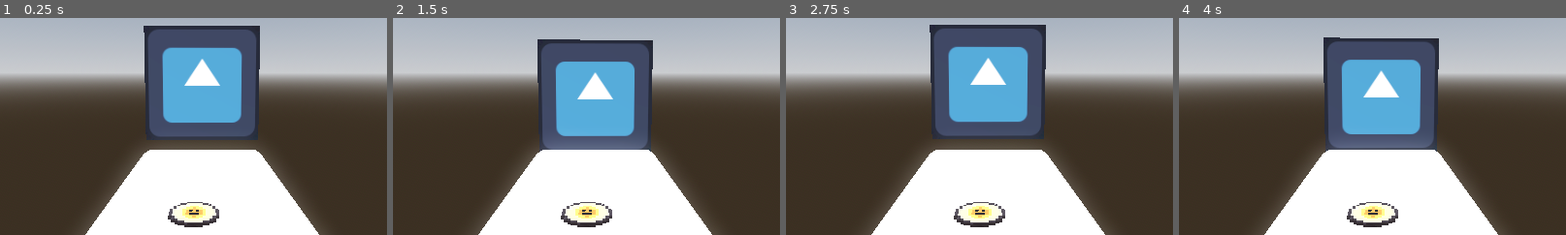
Above: before the commit, frames 1-4 (left to right).
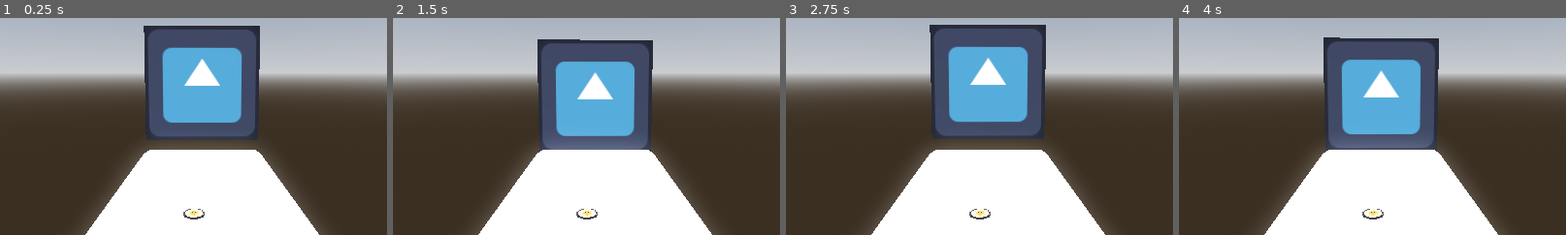
Above: after the commit, the same moments.

Repository: nianjindev/nummus
Game: Godot game, scene res://world.tscn
Same seed, same stepped clock (60 frames per second), same inputs: the game is played once before the commit and once after it. The project has no main scene, so this scene is started directly. The engine's default icon, where the game draws it, is replaced by a stand-in: a white triangle on a blue panel in a dark square.
Inputs:
- Up to frame 1 (0.25 s): no input
- Up to frame 2 (1.5 s): no input
- Up to frame 3 (2.75 s): no input
- Up to frame 4 (4 s): no input
The pictures show only the part of the screen within x 23-73%, y 30-80%; the shares and areas given below are measured in that part.

The runs differ from the first frame. In frame 1, 1.1% of the frame differs, in the area x 43-57%, y 84-97%; in frame 2, 1.1%; in frame 3, 1.1%; in frame 4, 1.1%.

Commit message:
changed coin animation

Diff:
--- a/nummus-game/coins/coin_base.tscn
+++ b/nummus-game/coins/coin_base.tscn
@@ -28,7 +28,7 @@
 }
 tracks/2/type = "value"
 tracks/2/imported = false
-tracks/2/enabled = true
+tracks/2/enabled = false
 tracks/2/path = NodePath(".:position")
 tracks/2/interp = 1
 tracks/2/loop_wrap = true
@@ -62,7 +62,7 @@
 }
 tracks/2/type = "value"
 tracks/2/imported = false
-tracks/2/enabled = true
+tracks/2/enabled = false
 tracks/2/path = NodePath(".:position")
 tracks/2/interp = 1
 tracks/2/loop_wrap = true
--- a/nummus-game/world.tscn
+++ b/nummus-game/world.tscn
@@ -43,4 +43,4 @@
 [node name="GlobalUI" parent="." instance=ExtResource("4_aqk2v")]
 
 [node name="CoinBase" parent="." instance=ExtResource("2_036b0")]
-transform = Transform3D(-6.1195915e-10, 0, 0.013999994, 0, 0.013999994, 0, -0.013999994, 0, -6.1195915e-10, 0.37969065, 0.37620765, 0.03480792)
+transform = Transform3D(-2.5787536e-10, 0, 0.0058995006, 0, 0.0058995006, 0, -0.0058995006, 0, -2.5787536e-10, 0.37969065, 0.37620765, 0.03480792)
